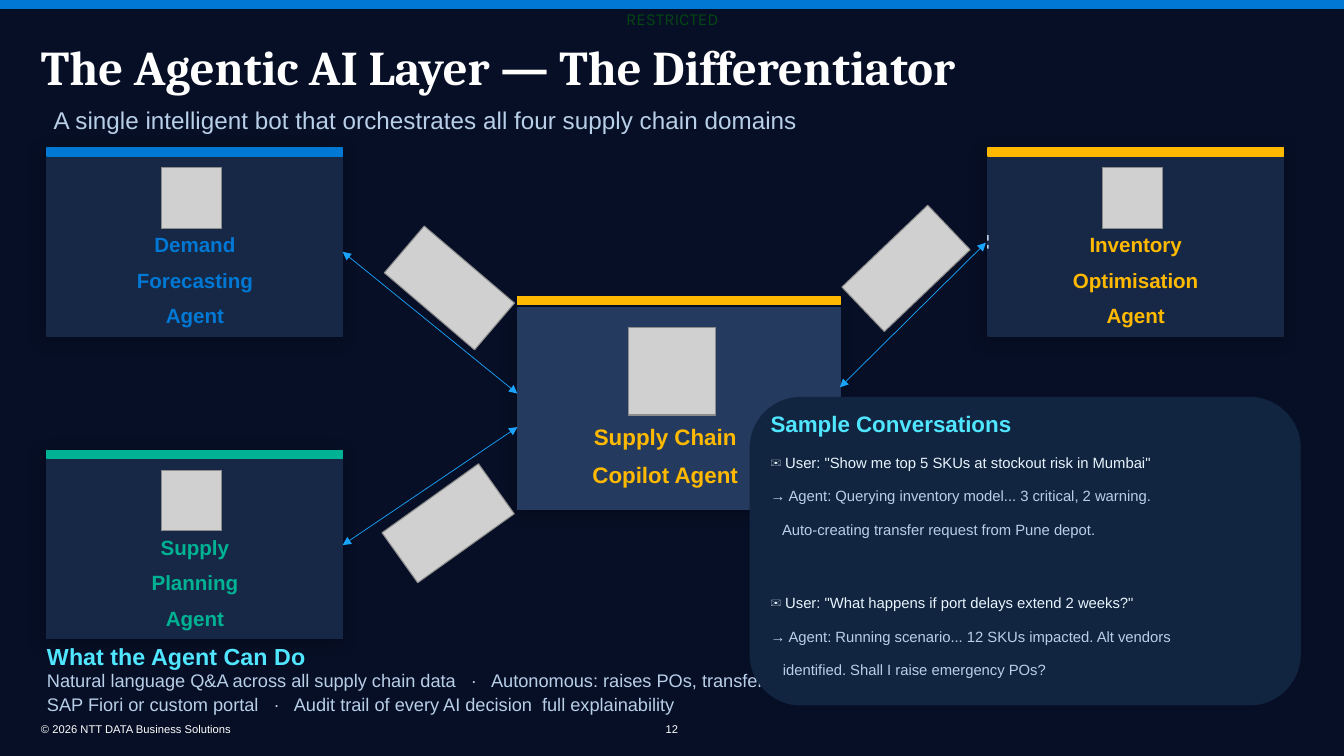
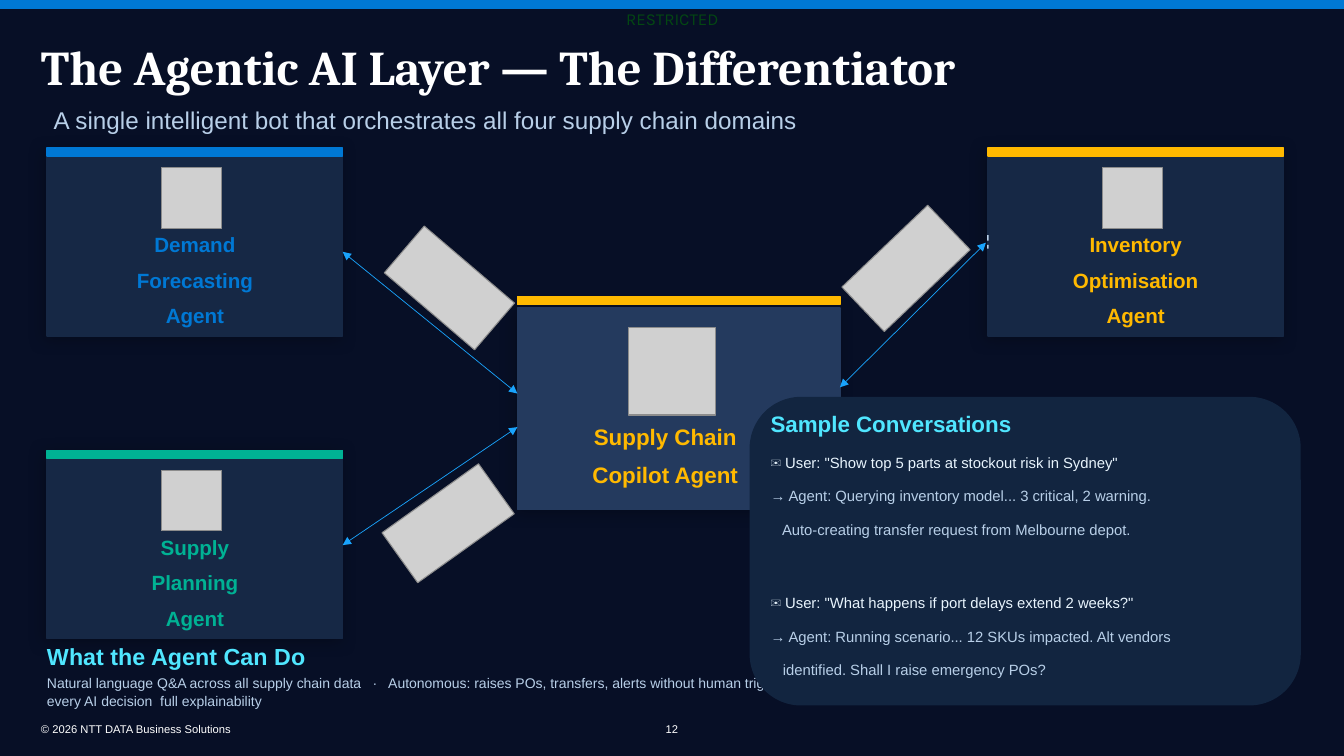
Before and after one commit to bhartiya75/ntt, a slide deck: slide 12 of backend/generated_ppts/NDBS_SAP_Supply_Chain_AI_v2.0.pptx. Drawn at 1344x756 pixels with LibreOffice and Linux fonts; fonts in the diff are those of the drawing; grey boxes stand for pictures; background and template pictures are left out. Boxes give left, top, right and bottom in pixels: in the first picture for what was removed or moved away, otherwise in the second. Text is boxed around its words. In the diff, an @@ line names an element or a change of style, - is before the commit and + after.

```diff
--- a/backend/generated_ppts/NDBS_SAP_Supply_Chain_AI_v2.0.pptx
+++ b/backend/generated_ppts/NDBS_SAP_Supply_Chain_AI_v2.0.pptx
@@ text at [785, 457, 1118, 471]: text changed @@
-✉ User: "Show me top 5 SKUs at stockout risk in Mumbai"
+✉ User: "Show top 5 parts at stockout risk in Sydney"
@@ text at [782, 524, 1130, 538]: text changed @@
-Auto-creating transfer request from Pune depot.
+Auto-creating transfer request from Melbourne depot.
@@ text "Natural language Q&A across all ..." at [47, 677, 1025, 709]: size 13 to 10 pt @@
```
Also in this commit, not shown: 13 other slides changed, 1 slide added, 4 other files.
